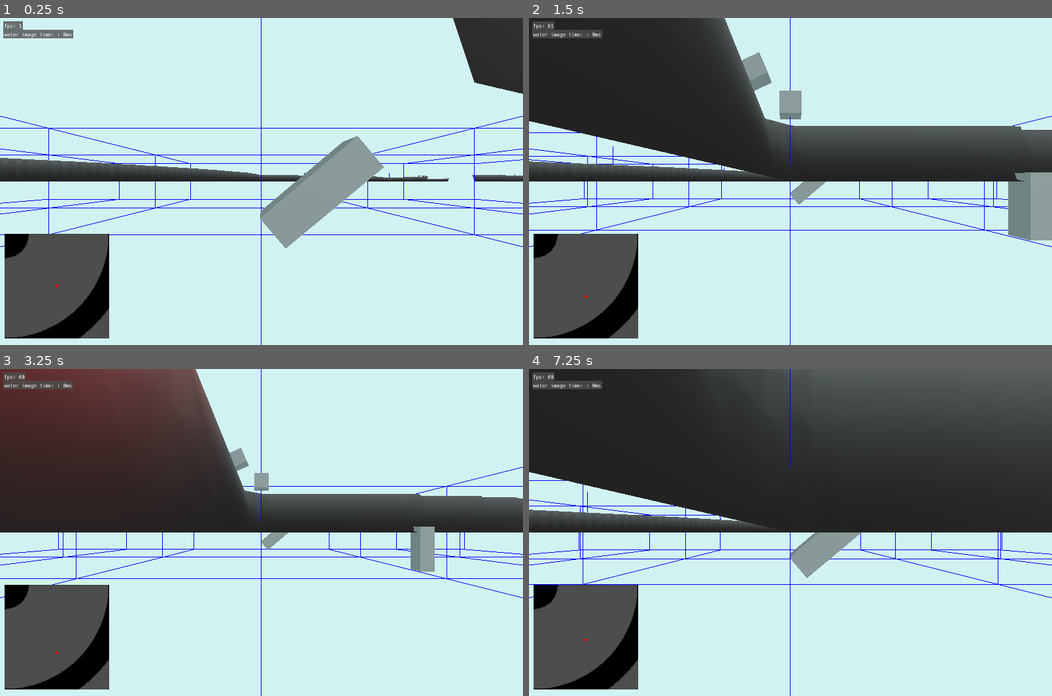
Above: before the commit, frames 1-4 (two rows, left to right).
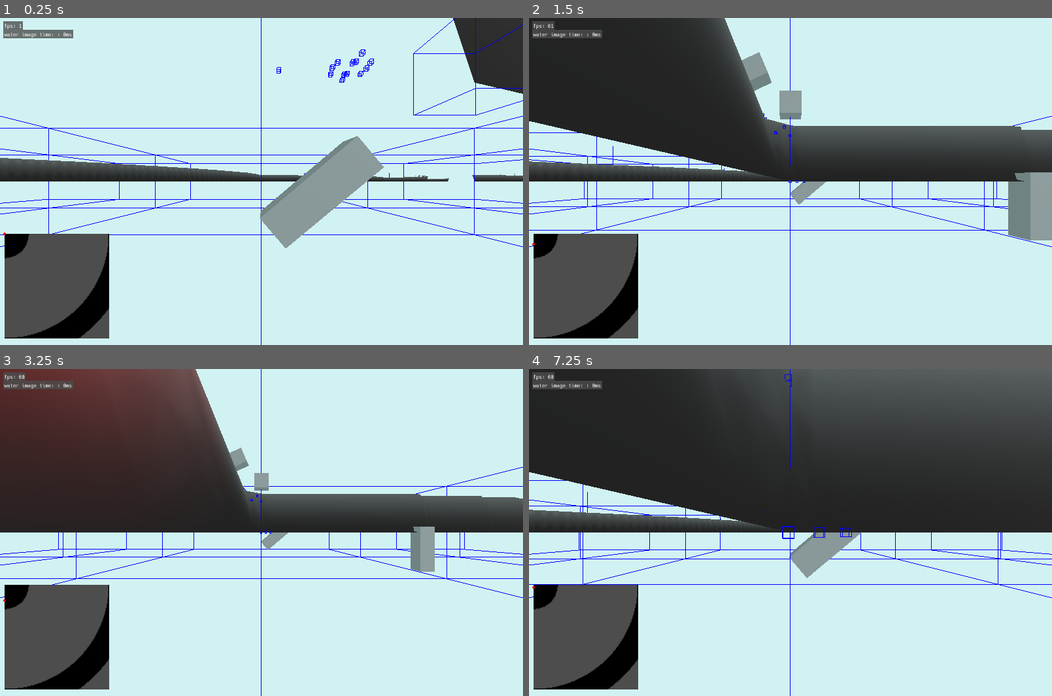
Above: after the commit, the same moments.

Repository: anthonyec/230904_godot_boat_game
Game: Godot game, scene res://main.tscn
The game is run twice, just before and just after one commit, with the same random seed, the same clock (stepped at 60 frames per second) and the same inputs.
Inputs (mouse positions are in pixels of both pictures, inside the frame that each line leads up to):
- Up to frame 1 (0.25 s): no input
- Up to frame 2 (1.5 s): tap Enter (ui_accept) at 0.5, 0.77, 1.25 s; move the mouse to (905, 165) at 0.52 s; hold D (turn_right) 0.53-1.28 s; move the mouse to (685, 197) at 1.27 s; hold Down (throttle_down) from 1.28 s (still down)
- Up to frame 3 (3.25 s): tap Enter (ui_accept) at 1.52, 3.02 s; move the mouse to (313, 460) at 2.02 s; release Down (throttle_down) at 2.03 s; hold D (turn_right) 2.03-2.78 s; tap Shift (throttle_reset) at 2.75 s; move the mouse to (235, 597) at 2.77 s; hold Up (throttle_up) from 2.78 s (still down)
- Up to frame 4 (7.25 s): move the mouse to (947, 581) at 3.52 s; release Up (throttle_up) at 3.53 s; hold A (turn_left) 3.53-5.03 s; tap Enter (ui_accept) at 3.77, 4.25, 4.52, 6.02, 6.5, 6.77 s; move the mouse to (633, 483) at 4.27 s; tap Shift (throttle_reset) at 5 s; move the mouse to (816, 532) at 5.02 s; hold Down (throttle_down) 5.03-5.78 s; move the mouse to (712, 450) at 5.77 s; hold D (turn_right) 5.78-6.53 s; move the mouse to (905, 516) at 6.52 s; hold Up (throttle_up) from 6.53 s (still down)

The runs differ from the first frame. In frame 1, 0.4% of the frame differs, in the area x 0-100%, y 0-83%; in frame 2, less than 0.1%; in frame 3, less than 0.1%; in frame 4, less than 0.1%.

Commit message:
Fixes

Diff:
--- a/entities/buoyancy_probe/probe.gd
+++ b/entities/buoyancy_probe/probe.gd
@@ -9,7 +9,6 @@
 	visible = false
 
 func _process(delta: float) -> void:
-	pass
 	var water = get_parent().water
 	var current_water_height = water.get_height(global_position)
 
@@ -18,5 +17,5 @@
 	var water_height_position = Vector3(global_position.x, current_water_height, global_position.z)
 
 #	DebugDraw.draw_cube(global_position, 0.05, Color.BLACK)
-#	DebugDraw.draw_cube(water_height_position, 0.1, Color.BLUE)
+	DebugDraw.draw_cube(water_height_position, 0.1, Color.BLUE)
 #	DebugDraw.draw_cube(water_height_position, 0.2, Color.RED)
--- a/entities/debug/debug_water.gd
+++ b/entities/debug/debug_water.gd
@@ -15,4 +15,6 @@
 		for x in int(size):
 			var pos = Vector3(global_position.x, 0, global_position.z) + Vector3(x, 0, y) - Vector3(size / 2, 0, size / 2)
 			var height = water.get_height(pos)
-			DebugDraw.draw_cube(Vector3(pos.x, height, pos.z), 0.2, Color.BLUE)
+
+			var color = Color.BLUE.lerp(Color.CYAN, height)
+			DebugDraw.draw_cube(Vector3(pos.x, height, pos.z), 0.2, color)
--- a/entities/debug_cam/debug_cam.gd
+++ b/entities/debug_cam/debug_cam.gd
@@ -1,4 +1,6 @@
 extends Camera3D
+
+@export var enabled: bool = true
 
 var mouse_sensitivity: float = 0.2
 var speed: float = 50
@@ -10,6 +12,14 @@
 	load_camera()
 
 func _process(delta: float) -> void:
+	current = enabled
+
+	for child in get_children():
+		child.set_process(enabled)
+
+	if not enabled:
+		return
+
 	var direction: Vector3 = Vector3.ZERO
 
 	if Input.is_action_pressed("ui_left"):
--- a/entities/ocean/ocean.gd
+++ b/entities/ocean/ocean.gd
@@ -86,7 +86,7 @@
 		# Adding the origin surrounds the player with even number of planes.
 		(round(camera.global_position.x / plane_size.x) * plane_size.x) + plane_origin.x,
 		global_position.y,
-		(round(camera.global_position.z / plane_size.y) * plane_size.y) + plane_origin.y,
+		(round(camera.global_position.z / plane_size.y) * plane_size.y) + plane_origin.x,
 	)
 
 	if debug:
@@ -110,9 +110,11 @@
 				DebugDraw.draw_box(duplicate_position, Vector3(plane_size.x, 50, plane_size.y), Color.BLUE)
 
 func get_position_on_plane(target: Vector3) -> Vector2:
+	# Note if ` + plane_origin.x` is removed from plane positioning, it needs to
+	# added here like `target.x + plane_origin.x`. This keeps them in sync.
 	return Vector2(
-		wrapf(target.x + plane_origin.x, 0, plane_size.x),
-		wrapf(target.z + plane_origin.y, 0, plane_size.y)
+		wrapf(target.x, 0, plane_size.x),
+		wrapf(target.z, 0, plane_size.y)
 	)
 
 func get_percent_on_plane(other_position: Vector3) -> Vector2:
--- a/entities/player/player_controls.gd
+++ b/entities/player/player_controls.gd
@@ -20,7 +20,7 @@
 func _process(delta: float) -> void:
 	var debug_cam = get_parent().get_parent().get_node_or_null("DebugCam")
 
-	if debug_cam and debug_cam.current:
+	if debug_cam and debug_cam.enabled:
 		return
 
 	input_direction = Input.get_action_strength("turn_right") - Input.get_action_strength("turn_left")
